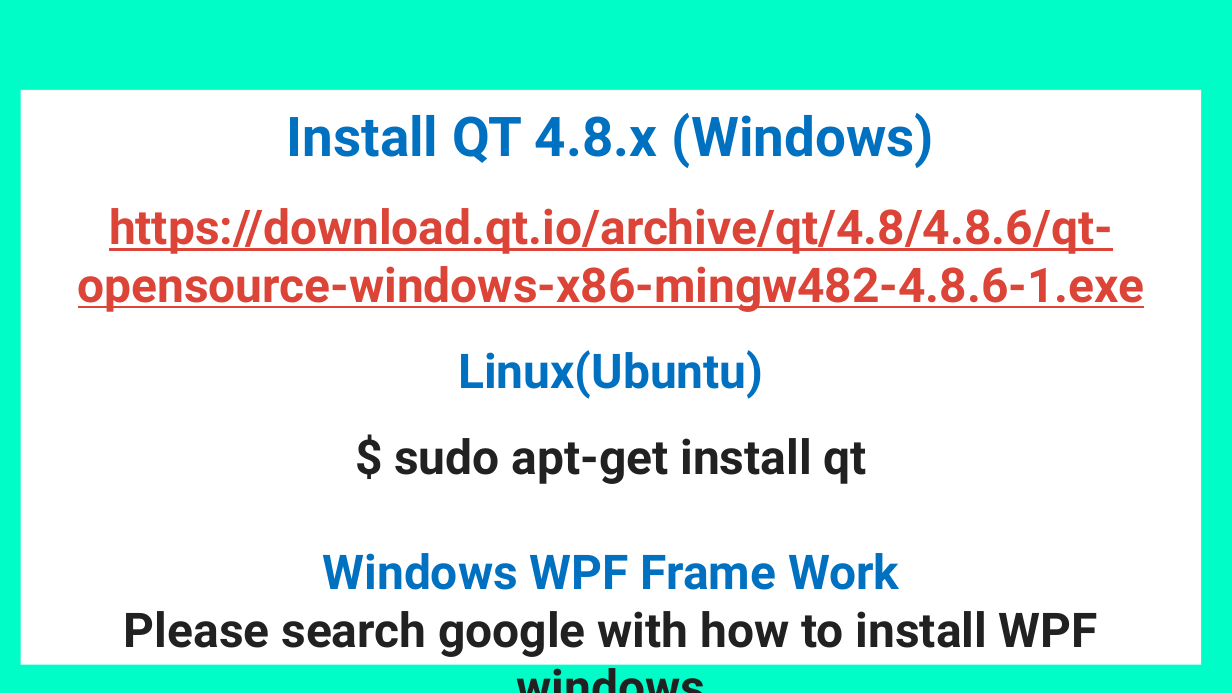
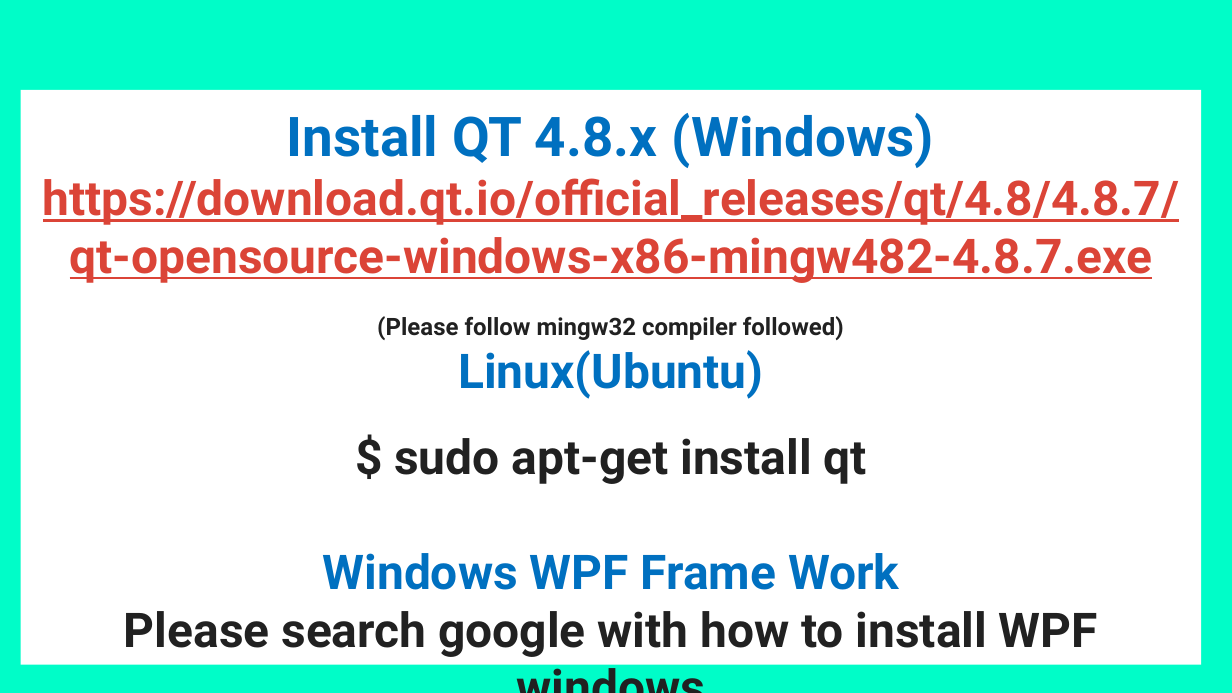
Before and after one commit to natashaiwscope/emulator_v0, a slide deck: slide 4 of ppt/CreateYourOwnApp.pptx. Drawn at 1232x693 pixels with LibreOffice and Linux fonts; fonts in the diff are those of the drawing. Boxes give left, top, right and bottom in pixels: in the first picture for what was removed or moved away, otherwise in the second. Text is boxed around its words. In the diff, an @@ line names an element or a change of style, - is before the commit and + after.

Commit message:
Sun, Dec 17, 2017  1:49:27 PM

```diff
--- a/ppt/CreateYourOwnApp.pptx
+++ b/ppt/CreateYourOwnApp.pptx
@@ title at [43, 113, 1179, 657]: text changed; text colour #DB4437 to #212121 @@
-Install QT 4.8.x (Windows)
-https://download.qt.io/archive/qt/4.8/4.8.6/qt-opensource-windows-x86-mingw482-4.8.6-1.exe
-Linux(Ubuntu)
-$ sudo apt-get install qt
-Windows WPF Frame Work
-Please search google with how to install WPF windows
+Install QT 4.8.x (Windows)
+https://download.qt.io/official_releases/qt/4.8/4.8.7/qt-opensource-windows-x86-mingw482-4.8.7.exe
+(Please follow mingw32 compiler followed)
+Linux(Ubuntu)
+$ sudo apt-get install qt
+Windows WPF Frame Work
+Please search google with how to install WPF windows
```
